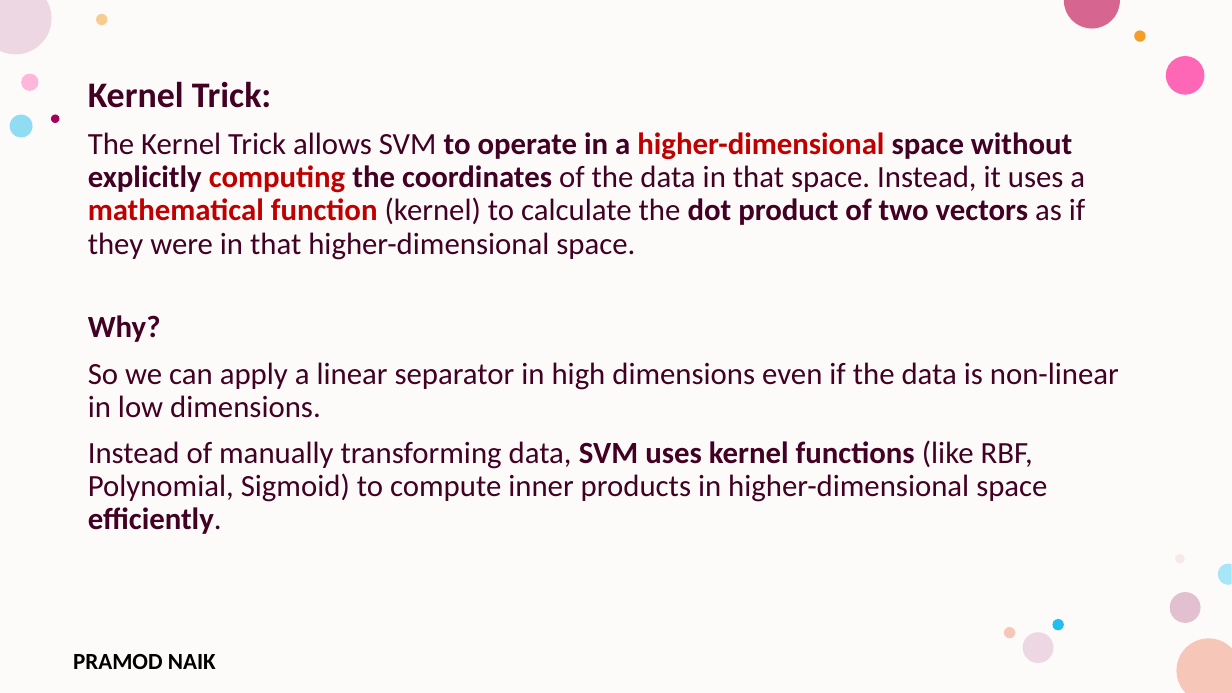
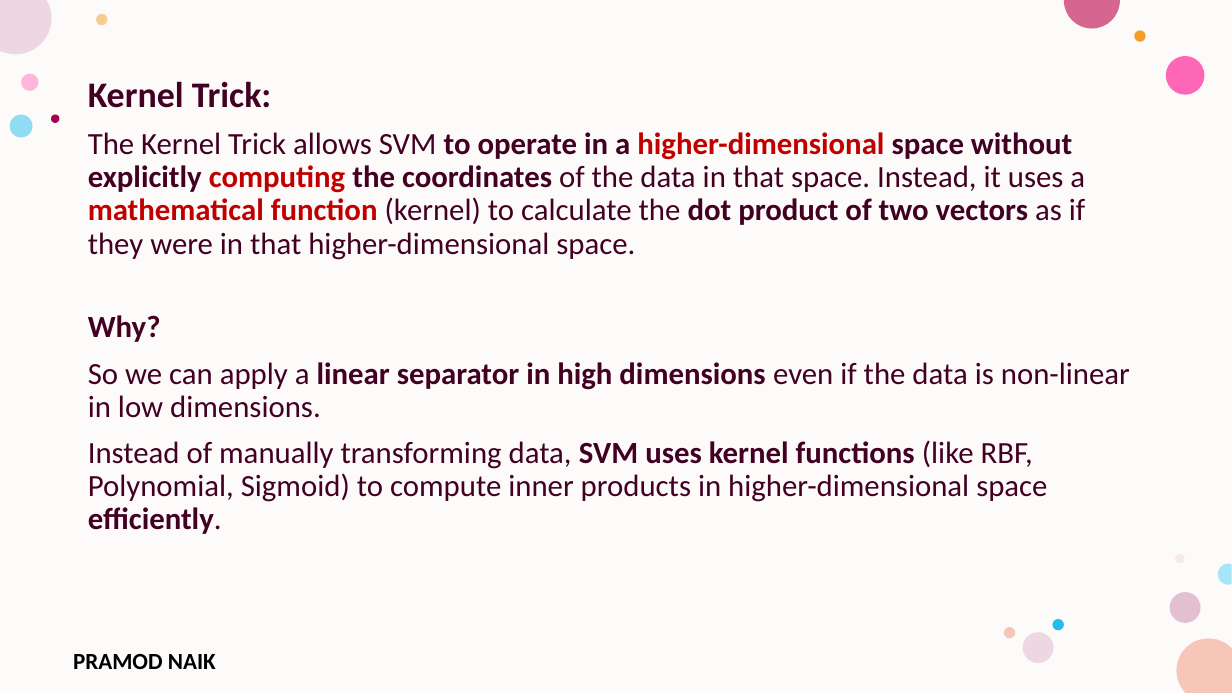
Before and after one commit to PRAMODNAIK-DEV/MCA-2nd-Sem-ML-Data-Analytics-Shridevi-College, a slide deck: slide 43 of Theory Class-Notes/Unit-4 Advanced Machine Learning Techniques.pptx. Drawn at 1232x693 pixels with LibreOffice and Linux fonts; fonts in the diff are those of the drawing; background and template pictures are left out. Boxes give left, top, right and bottom in pixels: in the first picture for what was removed or moved away, otherwise in the second. Text is boxed around its words. In the diff, an @@ line names an element or a change of style, - is before the commit and + after.

```diff
--- a/Theory Class-Notes/Unit-4 Advanced Machine Learning Techniques.pptx
+++ b/Theory Class-Notes/Unit-4 Advanced Machine Learning Techniques.pptx
@@ text at box(88, 362, 1130, 418): bold on in "linear separator in high dimensions" @@
```
Also in this commit, not shown: 3 other slides changed, 15 slides added, 7 slides removed.
